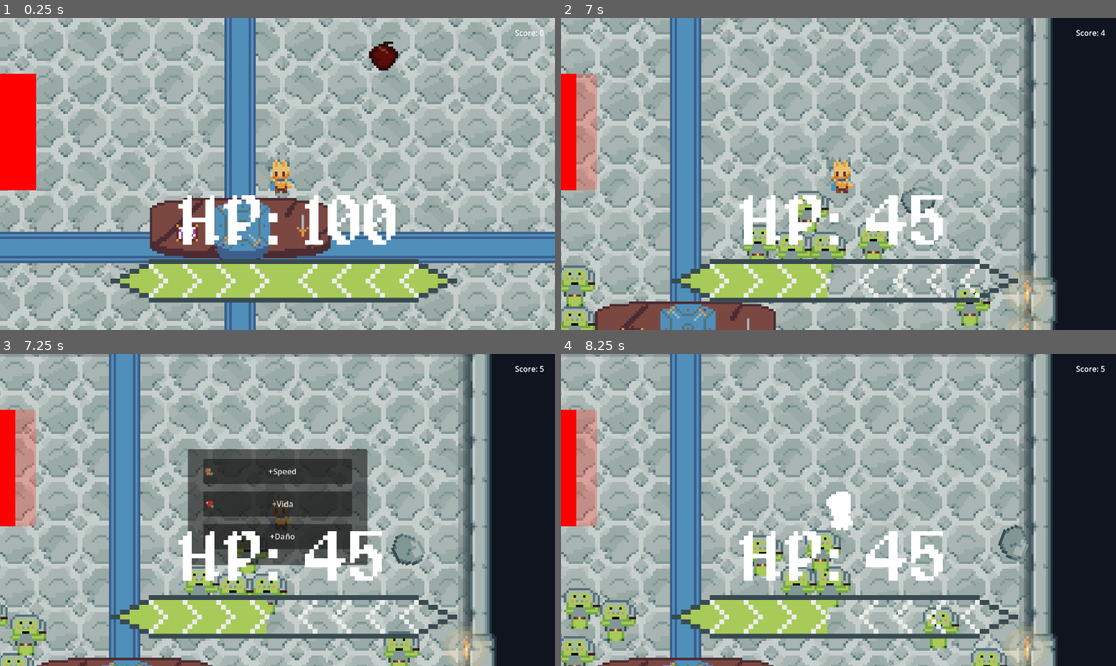
Above: before the commit, frames 1-4 (two rows, left to right).
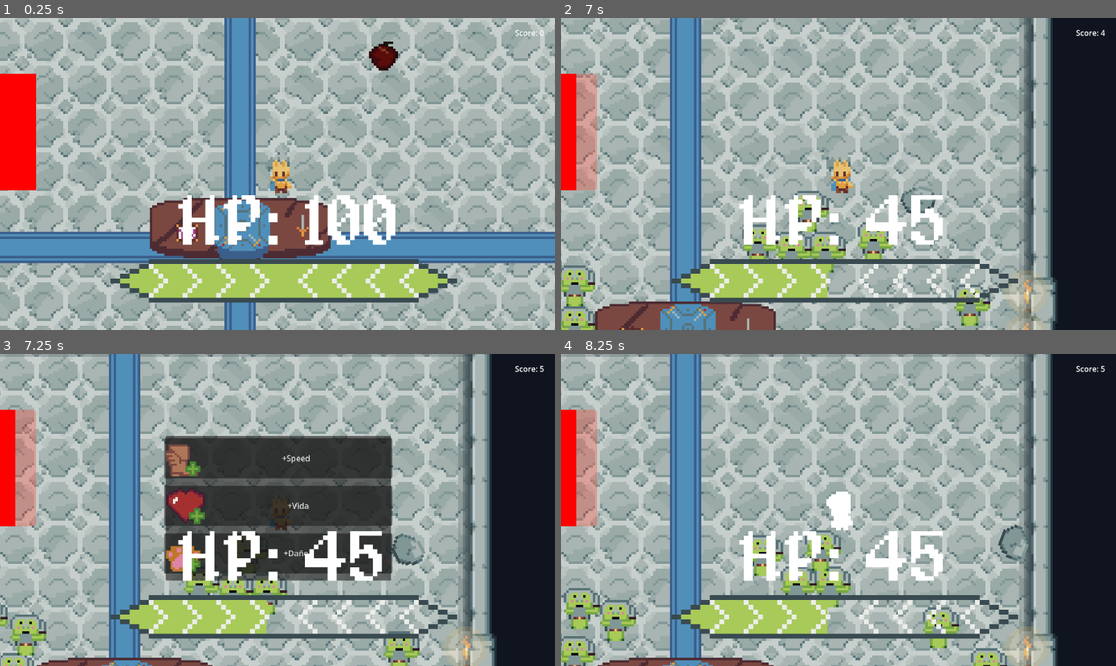
Above: after the commit, the same moments.

Repository: GastonVerussa2/Jamtastic
Game: Godot game, scene res://escenas/escena_principal/escena_principal.tscn
The game is run twice, just before and just after one commit, with the same random seed, the same clock (stepped at 60 frames per second) and the same inputs.
Inputs (mouse positions are in pixels of both pictures, inside the frame that each line leads up to):
- Up to frame 1 (0.25 s): no input
- Up to frame 2 (7 s): move the mouse to (960, 158) at 0.52 s; press the mouse at (960, 158) at 0.53 s; hold D (right) 0.53-1.28 s; move the mouse to (727, 189) at 1.27 s; release the mouse at (727, 189) at 1.28 s; hold S (down) 1.28-2.03 s; tap B (barra) at 1.35, 4.35 s; move the mouse to (894, 105) at 2.02 s; hold D (right) 2.03-2.78 s; hold Space (dash) 2.03-2.78 s; move the mouse to (810, 236) at 2.77 s; hold W (up) 2.78-3.53 s; tap L (disable_spawn) at 2.85, 5.85 s; move the mouse to (1005, 220) at 3.52 s; press the mouse at (1005, 220) at 3.53 s; hold A (left) 3.53-5.03 s; move the mouse to (672, 127) at 4.27 s; release the mouse at (672, 127) at 4.28 s; move the mouse to (866, 174) at 5.02 s; hold S (down) 5.03-5.78 s; hold Space (dash) 5.03-5.78 s; move the mouse to (755, 96) at 5.77 s; hold D (right) 5.78-6.53 s; move the mouse to (960, 158) at 6.52 s; press the mouse at (960, 158) at 6.53 s; hold W (up) from 6.53 s (still down)
- Up to frame 3 (7.25 s): keep holding W (up)
- Up to frame 4 (8.25 s): move the mouse to (727, 525) at 7.27 s; release W (up) at 7.28 s; release the mouse at (727, 525) at 7.28 s; hold D (right) 7.28-8 s; tap B (barra) at 7.35 s; click "+Speed" at 8 s

Frames 1-2 are identical in both runs. In frame 3, 12% of the frame differs, in the area x 29-71%, y 26-73%; in frame 4, nothing differs.

Commit message:
Update UpgradeMenu layout and button sizes for improved UI

Diff:
--- a/escenas/UpgradeMenu/control.tscn
+++ b/escenas/UpgradeMenu/control.tscn
@@ -21,10 +21,10 @@
 anchor_top = 0.5
 anchor_right = 0.5
 anchor_bottom = 0.5
-offset_left = -179.16753
-offset_top = -115.70002
-offset_right = 179.16753
-offset_bottom = 115.70002
+offset_left = -224.92108
+offset_top = -144.51184
+offset_right = 224.92108
+offset_bottom = 144.51184
 grow_horizontal = 2
 grow_vertical = 2
 scale = Vector2(1.0400012, 1.04)
@@ -37,25 +37,28 @@
 anchor_top = 0.5
 anchor_right = 0.5
 anchor_bottom = 0.5
-offset_left = -148.63861
-offset_top = -96.25662
-offset_right = 148.63861
-offset_bottom = 96.25662
+offset_left = -227.8844
+offset_top = -139.90384
+offset_right = 227.8844
+offset_bottom = 139.90384
 grow_horizontal = 2
 grow_vertical = 2
 theme_override_constants/separation = 15
 
 [node name="Button" type="Button" parent="Panel/VBoxContainer" unique_id=907163801]
-custom_minimum_size = Vector2(0, 50)
+custom_minimum_size = Vector2(0, 80)
 layout_mode = 2
 text = "upgrade1"
+expand_icon = true
 
 [node name="Button2" type="Button" parent="Panel/VBoxContainer" unique_id=1448366537]
-custom_minimum_size = Vector2(0, 50)
+custom_minimum_size = Vector2(0, 80)
 layout_mode = 2
 text = "upgrade2"
+expand_icon = true
 
 [node name="Button3" type="Button" parent="Panel/VBoxContainer" unique_id=1436730099]
-custom_minimum_size = Vector2(0, 50)
+custom_minimum_size = Vector2(0, 80)
 layout_mode = 2
 text = "upgrade3"
+expand_icon = true
